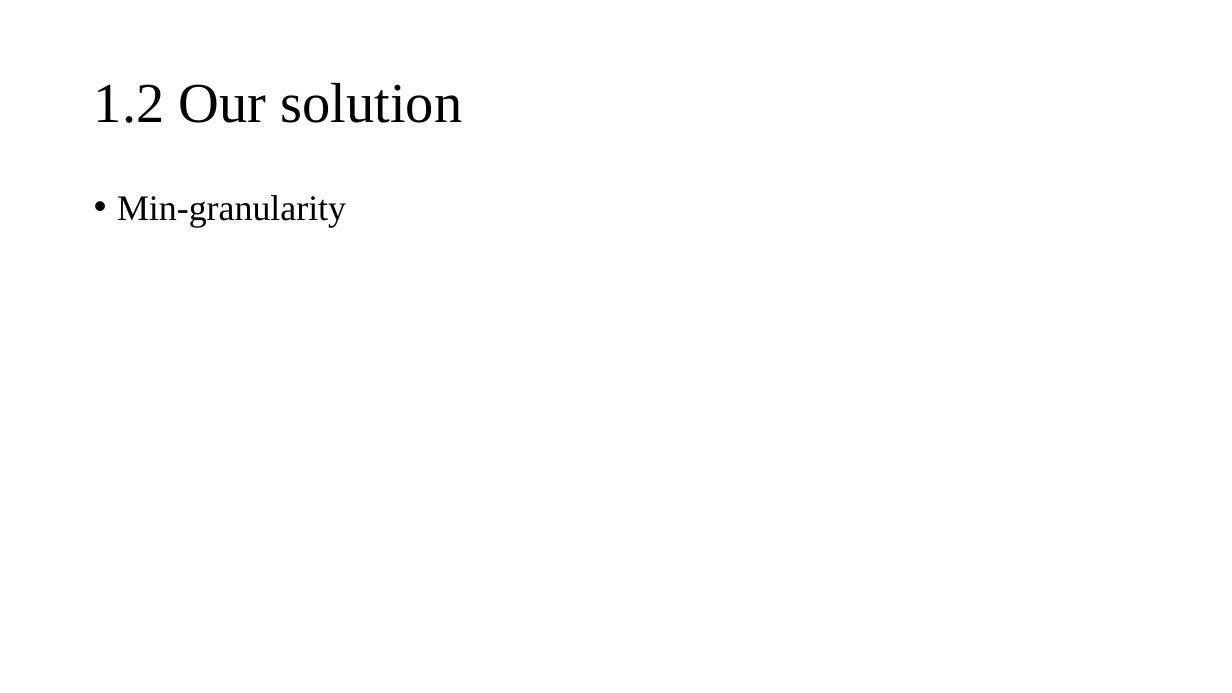
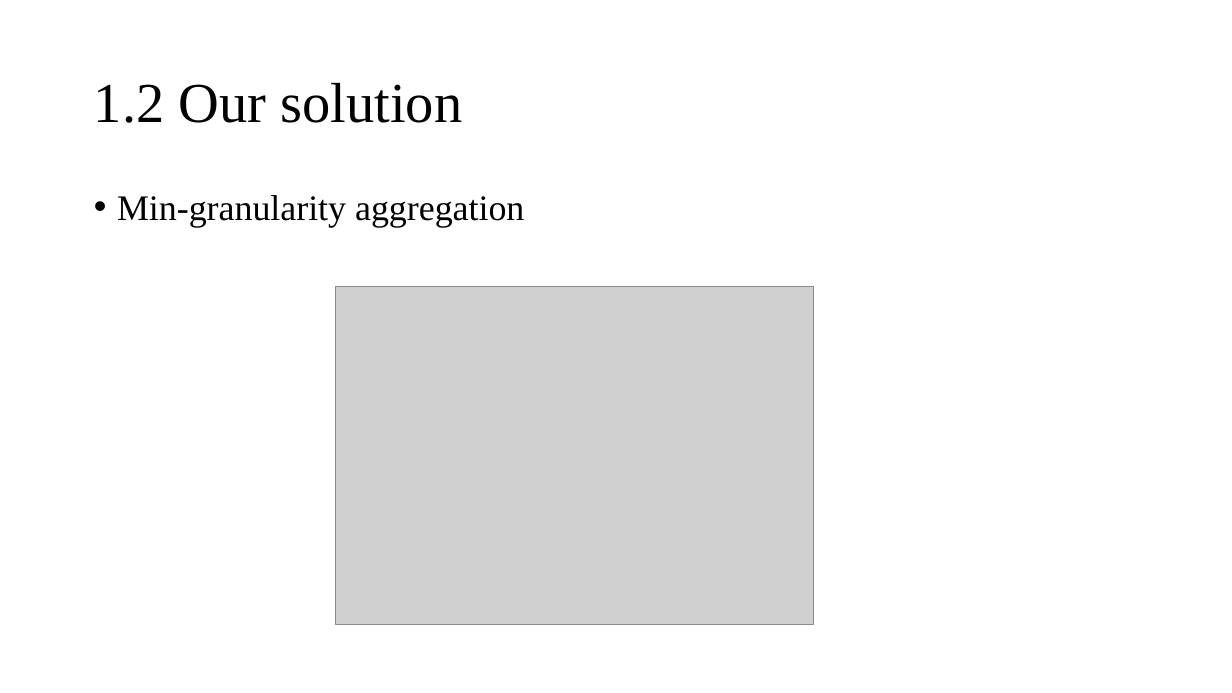
Before and after one commit to Lipox/Dimension, a slide deck: slide 7 of dimensions.pptx (slide 11 before the commit). Drawn at 1232x693 pixels with LibreOffice and Linux fonts; fonts in the diff are those of the drawing; grey boxes stand for pictures. Boxes give left, top, right and bottom in pixels: in the first picture for what was removed or moved away, otherwise in the second. Text is boxed around its words. In the diff, an @@ line names an element or a change of style, - is before the commit and + after.

```diff
--- a/dimensions.pptx
+++ b/dimensions.pptx
@@ text at [117, 195, 524, 227]: text changed @@
-• Min-granularity
+• Min-granularity aggregation
@@ picture added at [335, 287, 813, 625] @@
```
Also in this commit, not shown: 6 other slides changed, 2 slides added, 8 slides removed.
